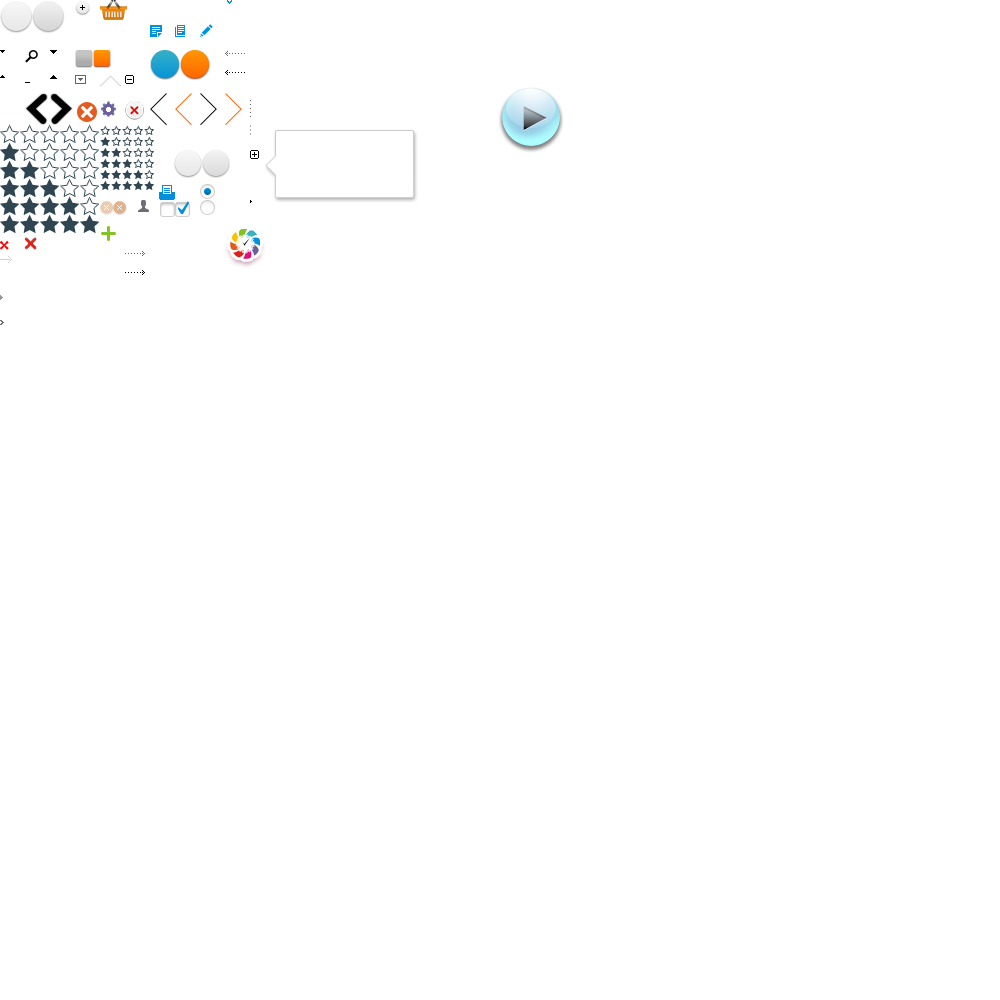
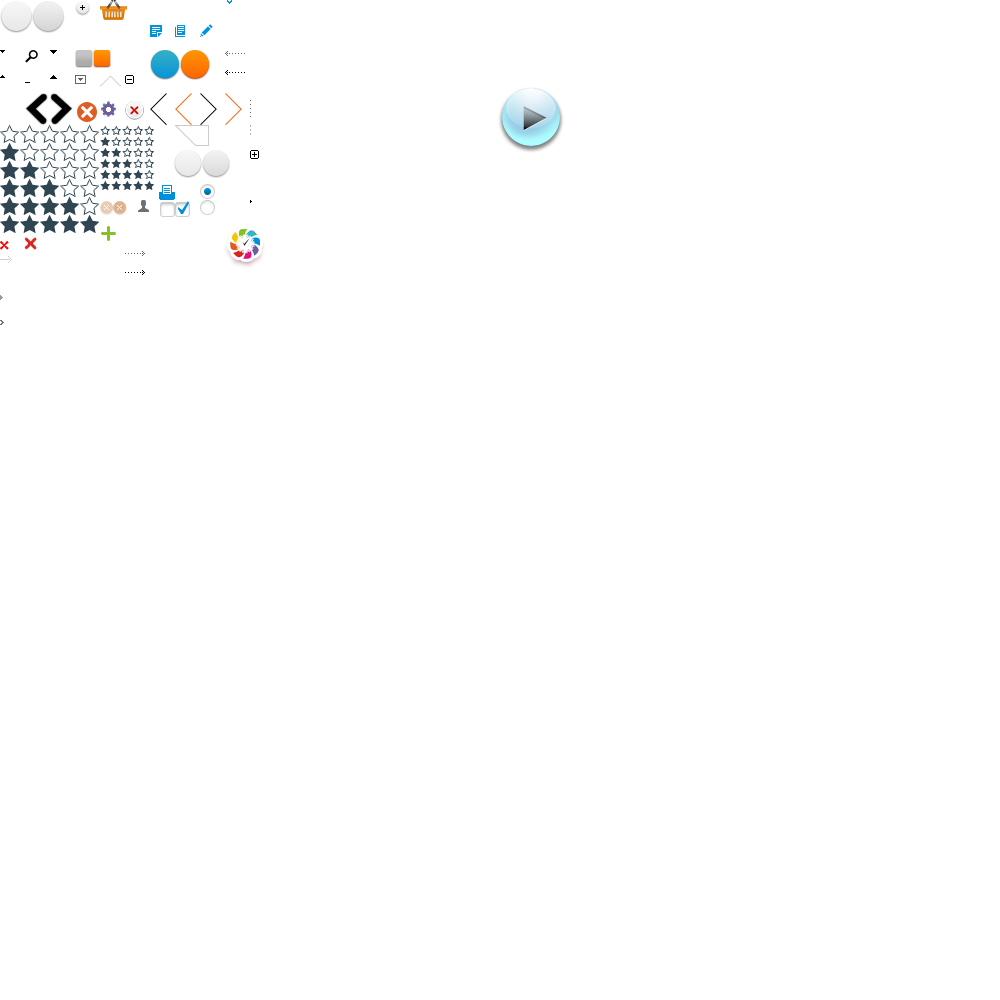
Comparing the layer stacks of the two (1000, 1000) images. Changes:
removed layer "Shape 43 copy 2" over [265, 130, 414, 198]
added layer "Shape 43" above "Layer 67 copy копия" over [174, 125, 209, 146]
